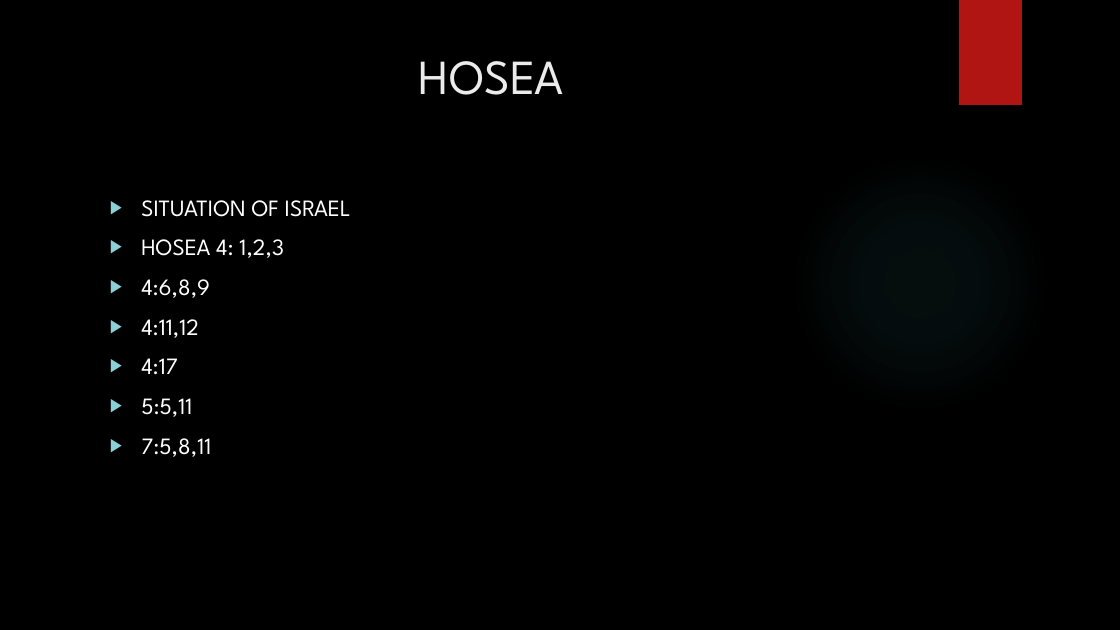
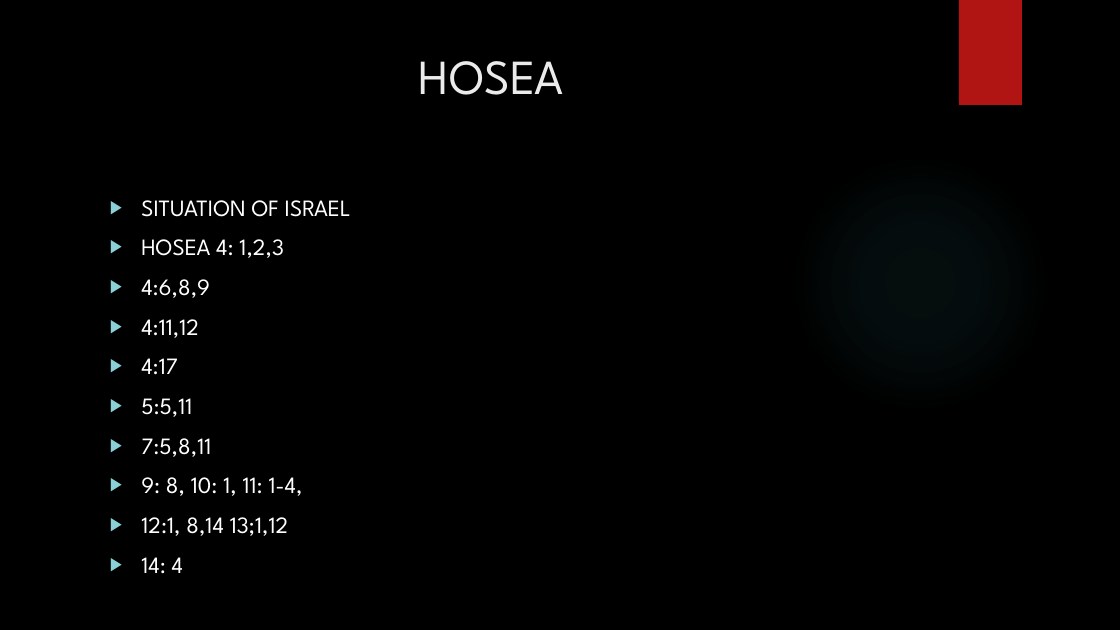
Before and after one commit to Seffin/Daddy-File, a slide deck: slide 12 of ZBC/THE PROPHETS.pptx (slide 7 before the commit). Drawn at 1120x630 pixels with LibreOffice and Linux fonts; fonts in the diff are those of the drawing; background and template pictures are left out. Boxes give left, top, right and bottom in pixels: in the first picture for what was removed or moved away, otherwise in the second. Text is boxed around its words. In the diff, an @@ line names an element or a change of style, - is before the commit and + after.

```diff
--- a/ZBC/THE PROPHETS.pptx
+++ b/ZBC/THE PROPHETS.pptx
@@ text at <box>141,477,303,573</box>: paragraphs added @@
+▶ 9: 8, 10: 1, 11: 1-4,
+▶ 12:1, 8,14 13;1,12
+▶ 14: 4
```
Also in this commit, not shown: 2 other slides changed, 17 slides added, 15 other files.
